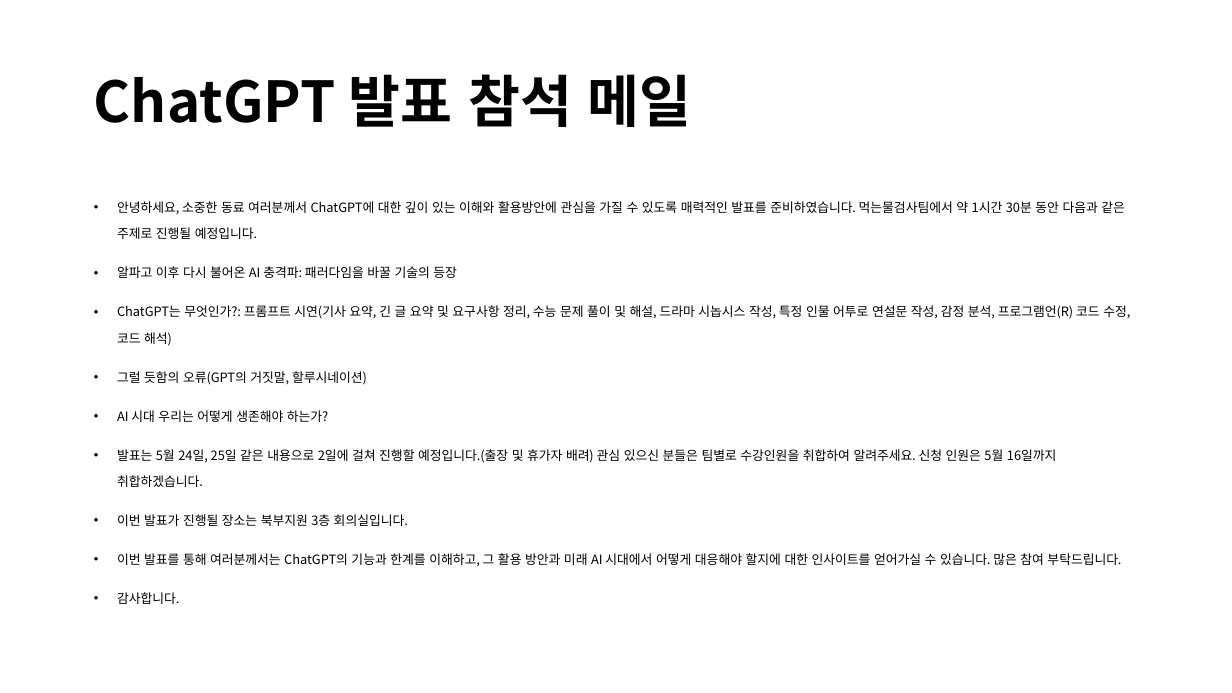
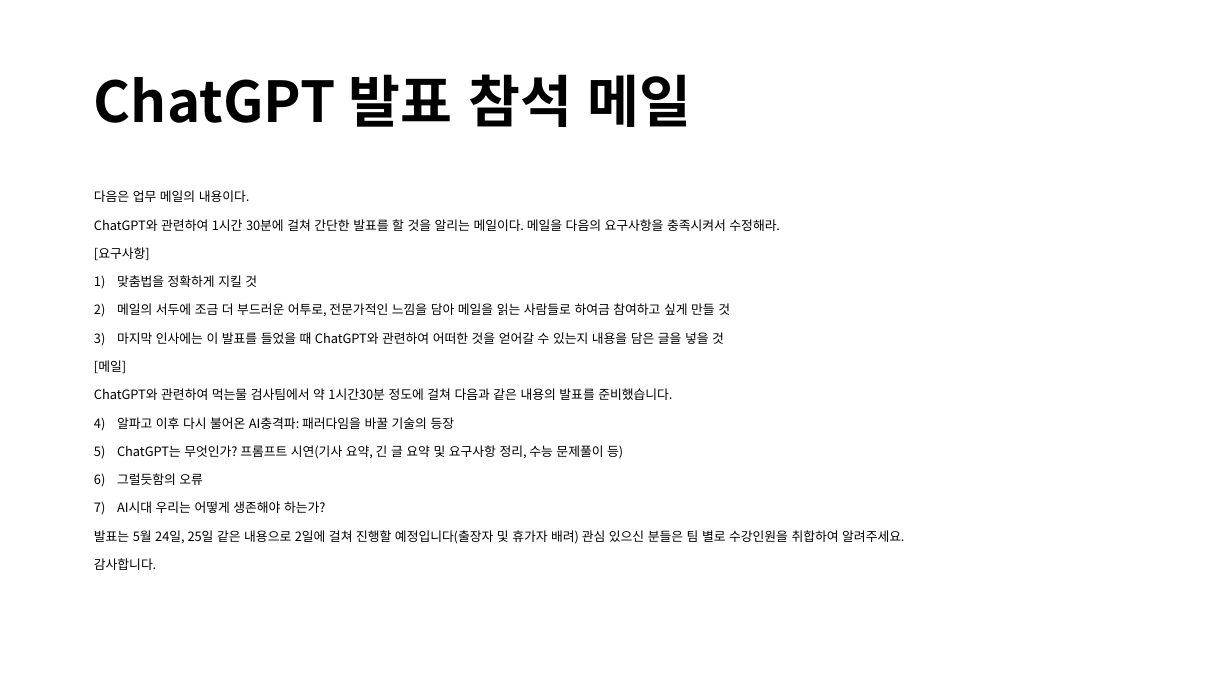
Before and after one commit to lolsaless/Python, a slide deck: slide 2 of 프롬프트 실습.pptx. Drawn at 1232x693 pixels with LibreOffice and Linux fonts; fonts in the diff are those of the drawing. Boxes give left, top, right and bottom in pixels: in the first picture for what was removed or moved away, otherwise in the second. Text is boxed around its words. In the diff, an @@ line names an element or a change of style, - is before the commit and + after.

```diff
--- a/프롬프트 실습.pptx
+++ b/프롬프트 실습.pptx
@@ text at (94,190,904,544): text changed @@
-• 안녕하세요, 소중한 동료 여러분께서 ChatGPT에 대한 깊이 있는 이해와 활용방안에 관심을 가질 수 있도록 매력적인 발표를 준비하였습니다. 먹는물검사팀에서 약 1시간 30분 동안 다음과 같은 주제로 진행될 예정입니다.
-• 알파고 이후 다시 불어온 AI 충격파: 패러다임을 바꿀 기술의 등장
-• ChatGPT는 무엇인가?: 프롬프트 시연(기사 요약, 긴 글 요약 및 요구사항 정리, 수능 문제 풀이 및 해설, 드라마 시놉시스 작성, 특정 인물 어투로 연설문 작성, 감정 분석, 프로그램언(R) 코드 수정, 코드 해석)
-• 그럴 듯함의 오류(GPT의 거짓말, 할루시네이션)
-• AI 시대 우리는 어떻게 생존해야 하는가?
-• 발표는 5월 24일, 25일 같은 내용으로 2일에 걸쳐 진행할 예정입니다.(출장 및 휴가자 배려) 관심 있으신 분들은 팀별로 수강인원을 취합하여 알려주세요. 신청 인원은 5월 16일까지 취합하겠습니다.
-• 이번 발표가 진행될 장소는 북부지원 3층 회의실입니다.
-• 이번 발표를 통해 여러분께서는 ChatGPT의 기능과 한계를 이해하고, 그 활용 방안과 미래 AI 시대에서 어떻게 대응해야 할지에 대한 인사이트를 얻어가실 수 있습니다. 많은 참여 부탁드립니다.
+다음은 업무 메일의 내용이다.
+ChatGPT와 관련하여 1시간 30분에 걸쳐 간단한 발표를 할 것을 알리는 메일이다. 메일을 다음의 요구사항을 충족시켜서 수정해라.
+[요구사항]
+1) 맞춤법을 정확하게 지킬 것
+2) 메일의 서두에 조금 더 부드러운 어투로, 전문가적인 느낌을 담아 메일을 읽는 사람들로 하여금 참여하고 싶게 만들 것
+3) 마지막 인사에는 이 발표를 들었을 때 ChatGPT와 관련하여 어떠한 것을 얻어갈 수 있는지 내용을 담은 글을 넣을 것
+[메일]
+ChatGPT와 관련하여 먹는물 검사팀에서 약 1시간30분 정도에 걸쳐 다음과 같은 내용의 발표를 준비했습니다.
+1) 알파고 이후 다시 불어온 AI충격파: 패러다임을 바꿀 기술의 등장
+2) ChatGPT는 무엇인가? 프롬프트 시연(기사 요약, 긴 글 요약 및 요구사항 정리, 수능 문제풀이 등)
+3) 그럴듯함의 오류
+4) AI시대 우리는 어떻게 생존해야 하는가?
+발표는 5월 24일, 25일 같은 내용으로 2일에 걸쳐 진행할 예정입니다(출장자 및 휴가자 배려) 관심 있으신 분들은 팀 별로 수강인원을 취합하여 알려주세요.
@@ text at (94,558,156,570): bullet • to none; line spacing 1.7 to 1 @@
```
Also in this commit, not shown: 9 other slides changed, 4 slides added, 8 other files.
